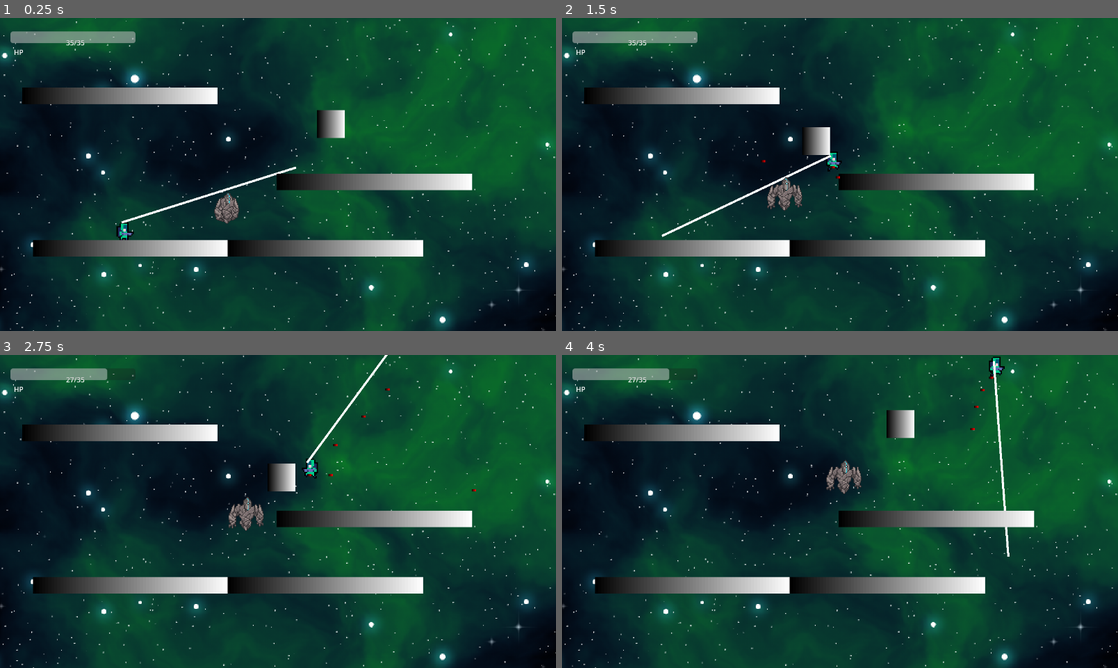
Above: before the commit, frames 1-4 (two rows, left to right).
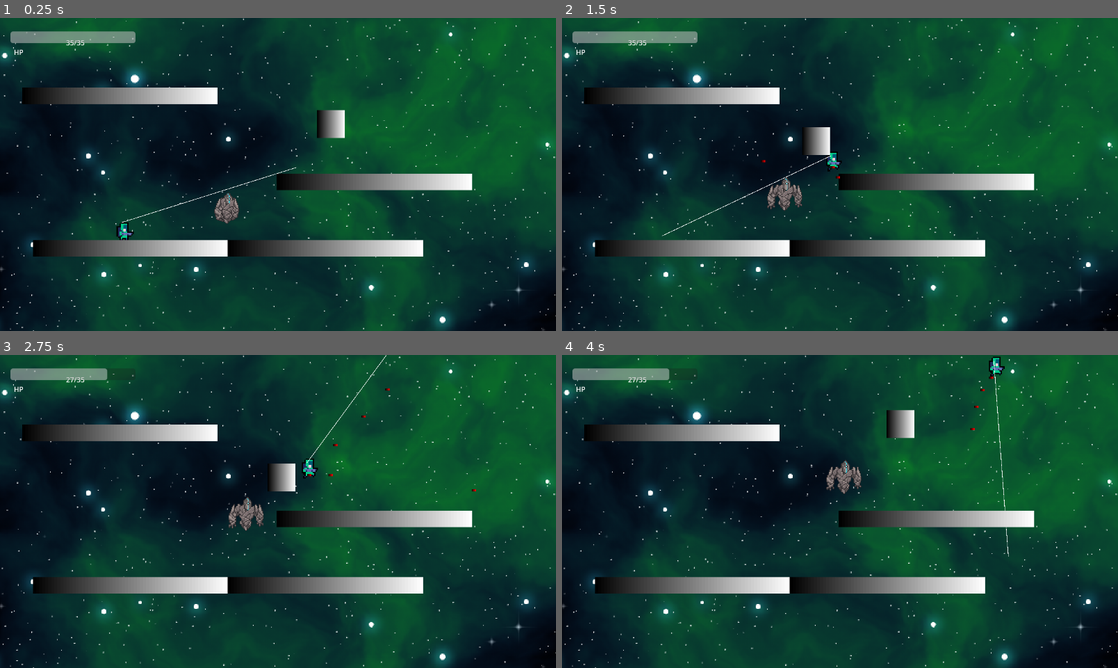
Above: after the commit, the same moments.

Repository: fer-hnndz/europa-game
Game: Godot game, scene res://scenes/TestScene.tscn
Two runs of this game, one before a commit and one after it. Both use one fixed random seed, a clock stepped at 60 frames per second and the inputs below. Sound files missing from this copy of the repository are replaced by a short silence.
Inputs (mouse positions are in pixels of both pictures, inside the frame that each line leads up to):
- Up to frame 1 (0.25 s): no input
- Up to frame 2 (1.5 s): tap Enter (ui_accept) at 0.5, 0.77 s; move the mouse to (962, 158) at 0.52 s; press the mouse at (962, 158) at 0.53 s; hold Right (ui_right) from 0.53 s (still down); move the mouse to (728, 190) at 1.27 s; release the mouse at (728, 190) at 1.28 s; click (728, 190) at 1.35 s
- Up to frame 3 (2.75 s): tap Enter (ui_accept) at 1.52 s; move the mouse to (333, 442) at 2.02 s; release Right (ui_right) at 2.03 s; press the mouse at (333, 442) at 2.03 s; hold Left (ui_left) from 2.03 s (still down)
- Up to frame 4 (4 s): move the mouse to (812, 574) at 2.77 s; release Left (ui_left) at 2.78 s; release the mouse at (812, 574) at 2.78 s; hold Right (ui_right) from 2.78 s (still down); click (812, 574) at 2.85 s; tap Enter (ui_accept) at 3.02, 3.77 s; move the mouse to (1006, 558) at 3.52 s; press the mouse at (1006, 558) at 3.53 s

The runs differ from the first frame. In frame 1, 0.3% of the frame differs, in the area x 21-54%, y 47-66%; in frame 2, 0.3%; in frame 3, 0.3%, in the area x 54-70%, y 0-40%; in frame 4, 0.2%.

Commit message:
Se cambio grosor del laser y ahora personaje mira donde dispara

Diff:
--- a/scenes/characters/Player.tscn
+++ b/scenes/characters/Player.tscn
@@ -161,7 +161,7 @@
 
 [node name="Line2D" type="Line2D" parent="."]
 points = PackedVector2Array(-3, -15)
-width = 3.0
+width = 0.7
 texture = SubResource("GradientTexture2D_xa6hi")
 texture_mode = 1
 joint_mode = 2
--- a/scipts/Player.gd
+++ b/scipts/Player.gd
@@ -76,23 +76,6 @@
 		$AnimatedSprite2D.play()
 		has_double_jump = true
 
-	if Input.is_action_pressed("shoot"):
-		if (last_bullet == 0 or Time.get_unix_time_from_system() - last_bullet>= bullet_cooldown):
-
-			# Guardar tiempo donde se disparo la ultima bala para comprobar si despues puede disparar otra
-			last_bullet = Time.get_unix_time_from_system()
-
-			# Cargar la bala y ubicarla para disparar
-			var bullet_instance = preload("res://scenes/characters/Bullet.tscn").instantiate()
-			var player_pos = global_position
-			bullet_instance.global_position = Vector2(player_pos.x + 10, player_pos.y)
-
-			get_parent().add_child(bullet_instance)
-			#bullet_instance.setObjective(player_pos.direction(mouse))
-			bullet_instance.setObjective(player_pos.direction_to(_get_laser_endpoint()) + _get_laser_endpoint())
-			var point_pos = $Line2D.get_point_position(1)
-
-
 	# Handle Jump.
 	if Input.is_action_just_pressed("ui_accept") && has_double_jump:
 		velocity.y = JUMP_VELOCITY ;
@@ -117,15 +100,45 @@
 	# Animations
 	if velocity.x > 0:
 		get_node("AnimatedSprite2D").animation = "running"
-		get_node("AnimatedSprite2D").flip_h = false
+
+		if (not Input.is_action_pressed("shoot")):
+			get_node("AnimatedSprite2D").flip_h = false
+
 		get_node("AnimatedSprite2D").play()
 
 	elif velocity.x < 0:
 		get_node("AnimatedSprite2D").animation = "running"
-		get_node("AnimatedSprite2D").flip_h = true
+
+		if (not Input.is_action_pressed("shoot")):
+			get_node("AnimatedSprite2D").flip_h = true
 
 	elif velocity.x == 0:
 		#print("idle")
 		get_node("AnimatedSprite2D").animation = "idle"
 
+	if Input.is_action_pressed("shoot"):
+		if (last_bullet == 0 or Time.get_unix_time_from_system() - last_bullet>= bullet_cooldown):
+
+			# Guardar tiempo donde se disparo la ultima bala para comprobar si despues puede disparar otra
+			last_bullet = Time.get_unix_time_from_system()
+
+			# Cargar la bala y ubicarla para disparar
+			var bullet_instance = preload("res://scenes/characters/Bullet.tscn").instantiate()
+			var player_pos = global_position
+			bullet_instance.global_position = Vector2(player_pos.x + 10, player_pos.y)
+
+			get_parent().add_child(bullet_instance)
+			#bullet_instance.setObjective(player_pos.direction(mouse))
+			bullet_instance.setObjective(player_pos.direction_to(_get_laser_endpoint()) + _get_laser_endpoint())
+			print(bullet_instance.objective);
+
+			# Rotar jugador en base la direccion que dispara
+
+			if (bullet_instance.objective.x < 0):
+				$AnimatedSprite2D.flip_h = true
+			else:
+				$AnimatedSprite2D.flip_h = false
+
+			var point_pos = $Line2D.get_point_position(1)
+
 	move_and_slide()
